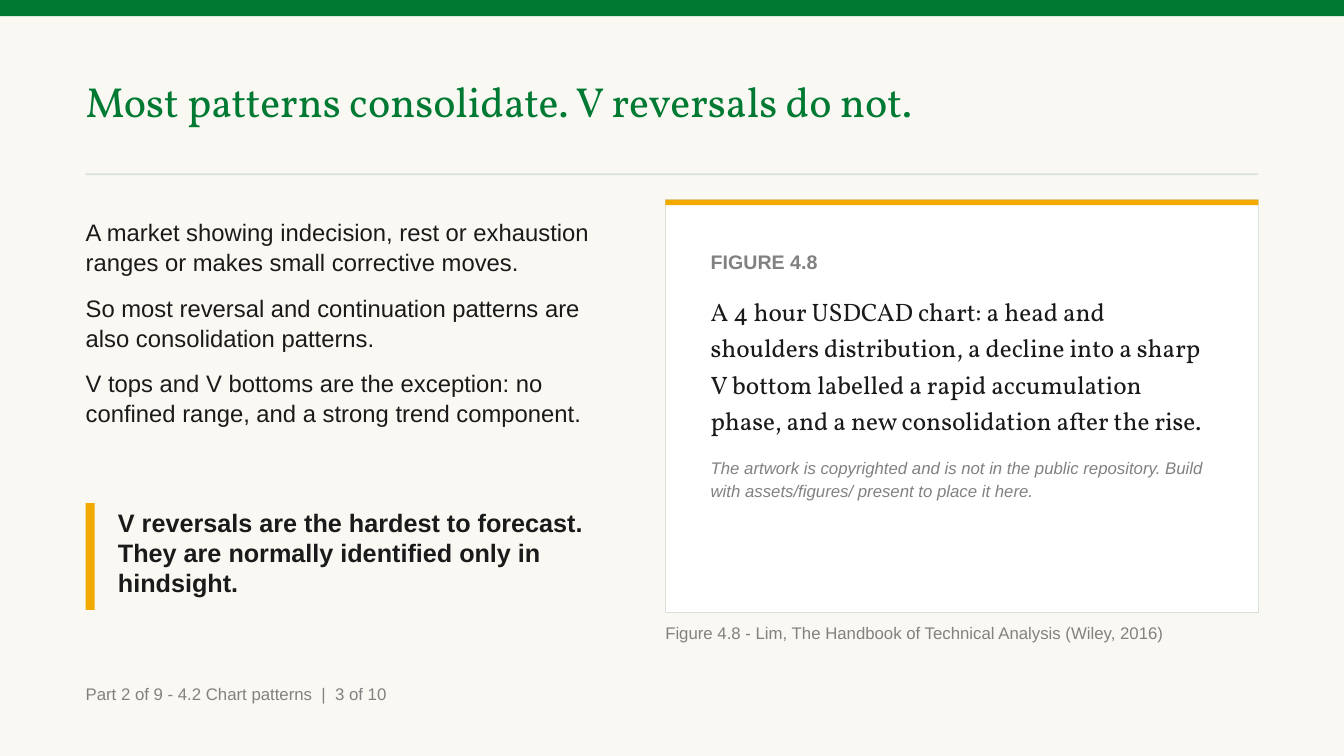
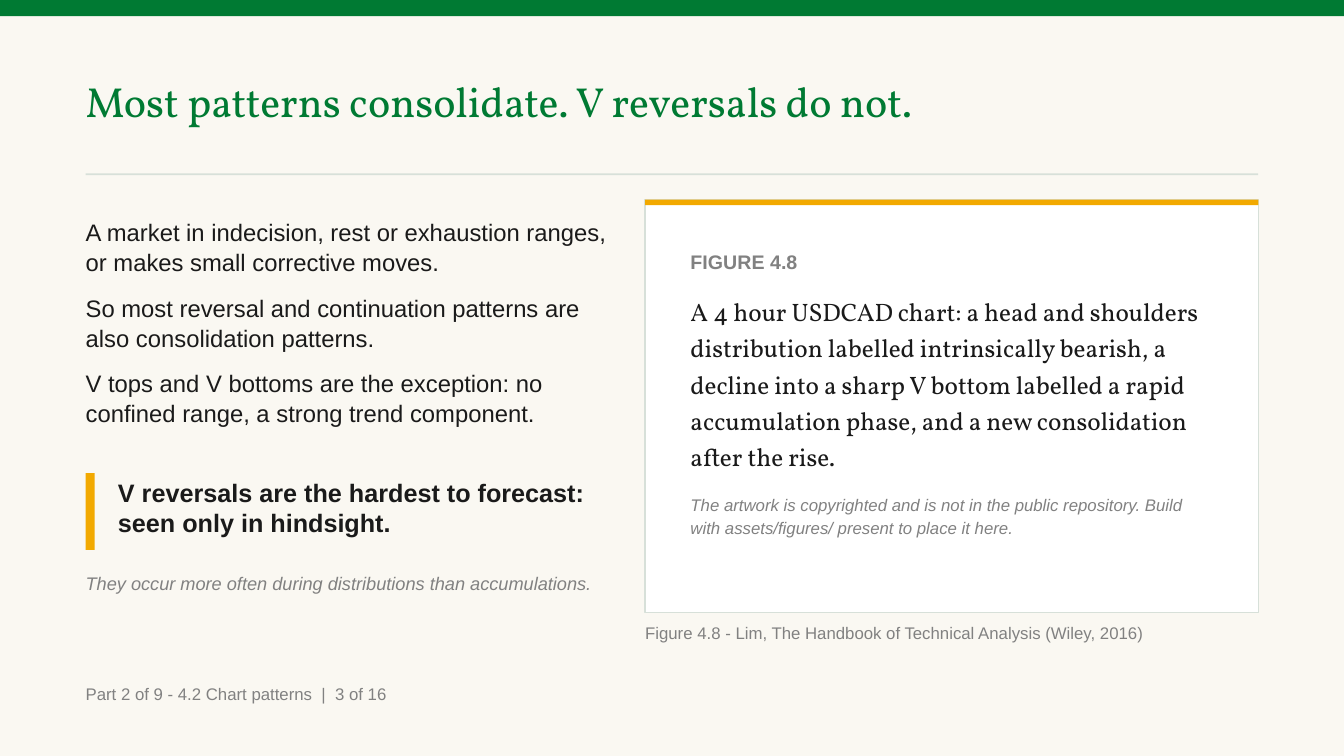
Before and after one commit to benjiesotelo-sudo/Telos_FIN1209, a slide deck: slide 26 of chapter-04/FIN1209-Chapter-04.pptx (slide 19 before the commit). Drawn at 1344x756 pixels with LibreOffice and Linux fonts; fonts in the diff are those of the drawing. Boxes give left, top, right and bottom in pixels: in the first picture for what was removed or moved away, otherwise in the second. Text is boxed around its words. In the diff, an @@ line names an element or a change of style, - is before the commit and + after.

Commit message:
Revise Chapter 4 after the instructor's review: a picture beside every idea
The instructor opened the first build, 46 slides, and sent it back for three
reasons. This is the second build, 79 slides and 136 minutes at the
calibrated rate, against 188 and 219 for Chapter 3.

1. Slides with no picture could not be taught from. Every teaching slide but
   one now has a picture beside it: a book figure where the book has one,
   otherwise one of eighteen charts of our own, lettered A to R. Ten of them
   carry section 4.1, where the book spends three pages on who buys and who
   sells in each phase with no figure at all.

2. A check showed its answer on the question slide, which cannot be
   presented. Every check is a question slide and then a reveal slide again,
   as in Chapters 1 to 3, and the same-slide renderer is removed from
   deckkit.

3. It taught less than the book does. All 32 of the book's figures are now
   placed, each with what the book says about it, against 19 before.
   Section 4.2 teaches every one of the book's pattern lists, with the
   shapes sketched from the one line descriptions in the book's own Chapter
   13, and the book's worked example of one ascending triangle in three
   locations. Eleven checks, up from eight.

Where a section uses a tool the book has not taught yet, the slide stops
where the book stops and says so in a caption.

chartkit gains two forms, annotated and gallery, drawn at the size of a
Pair's picture column. Both editions of Chapters 1 to 3 rebuild byte for
byte and their six PDFs are identical by text.

The committed deck embeds exactly the eighteen charts this build drew and a
placeholder for every book figure.

```diff
--- a/chapter-04/FIN1209-Chapter-04.pptx
+++ b/chapter-04/FIN1209-Chapter-04.pptx
@@ rectangle resized from (x1=665, y1=200, x2=1258, y2=613) to (x1=645, y1=200, x2=1258, y2=613) @@
@@ rectangle resized from (x1=665, y1=200, x2=1258, y2=206) to (x1=645, y1=200, x2=1258, y2=206) @@
@@ text at (x1=86, y1=223, x2=605, y2=272): text changed @@
-A market showing indecision, rest or exhaustion ranges or makes small corrective moves.
+A market in indecision, rest or exhaustion ranges, or makes small corrective moves.
@@ text "FIGURE 4.8" moved from (x1=711, y1=255, x2=1202, y2=501) to (x1=690, y1=255, x2=1198, y2=538) @@
@@ text at (x1=690, y1=303, x2=1198, y2=467): text changed @@
-A 4 hour USDCAD chart: a head and shoulders distribution, a decline into a sharp V bottom labelled a rapid accumulation phase, and a new consolidation after the rise.
+A 4 hour USDCAD chart: a head and shoulders distribution labelled intrinsically bearish, a decline into a sharp V bottom labelled a rapid accumulation phase, and a new consolidation after the rise.
@@ text at (x1=86, y1=374, x2=542, y2=427): text changed @@
-V tops and V bottoms are the exception: no confined range, and a strong trend component.
+V tops and V bottoms are the exception: no confined range, a strong trend component.
@@ rectangle resized from (x1=86, y1=503, x2=95, y2=610) to (x1=86, y1=474, x2=95, y2=551) @@
@@ text at (x1=118, y1=483, x2=584, y2=538): text changed @@
-V reversals are the hardest to forecast. They are normally identified only in hindsight.
+V reversals are the hardest to forecast: seen only in hindsight.
@@ text added at (x1=86, y1=577, x2=591, y2=594), 13 pt, text #818181, italic @@
+They occur more often during distributions than accumulations.
@@ text "Figure 4.8 - Lim, The ..." moved from (x1=665, y1=627, x2=1163, y2=643) to (x1=645, y1=627, x2=1143, y2=643) @@
@@ text at (x1=86, y1=688, x2=387, y2=704): text changed @@
-Part 2 of 9 - 4.2 Chart patterns | 3 of 10
+Part 2 of 9 - 4.2 Chart patterns | 3 of 16
```
Also in this commit, not shown: 40 other slides changed, 33 slides added, 10 other files.
